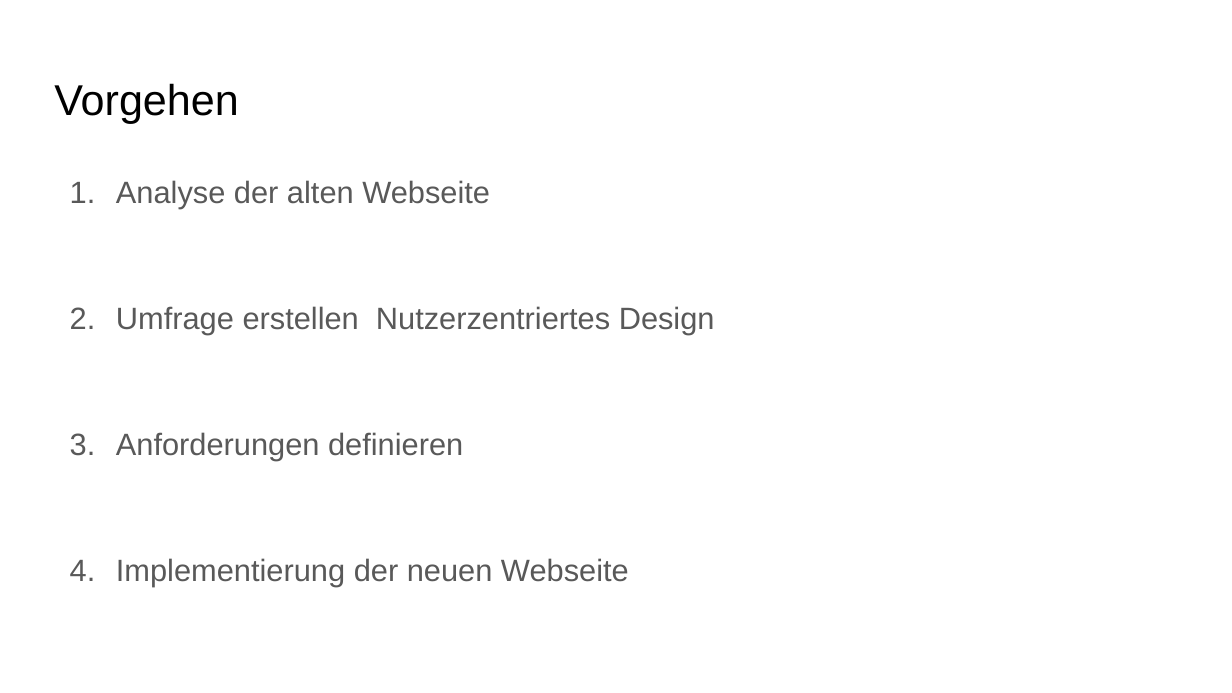
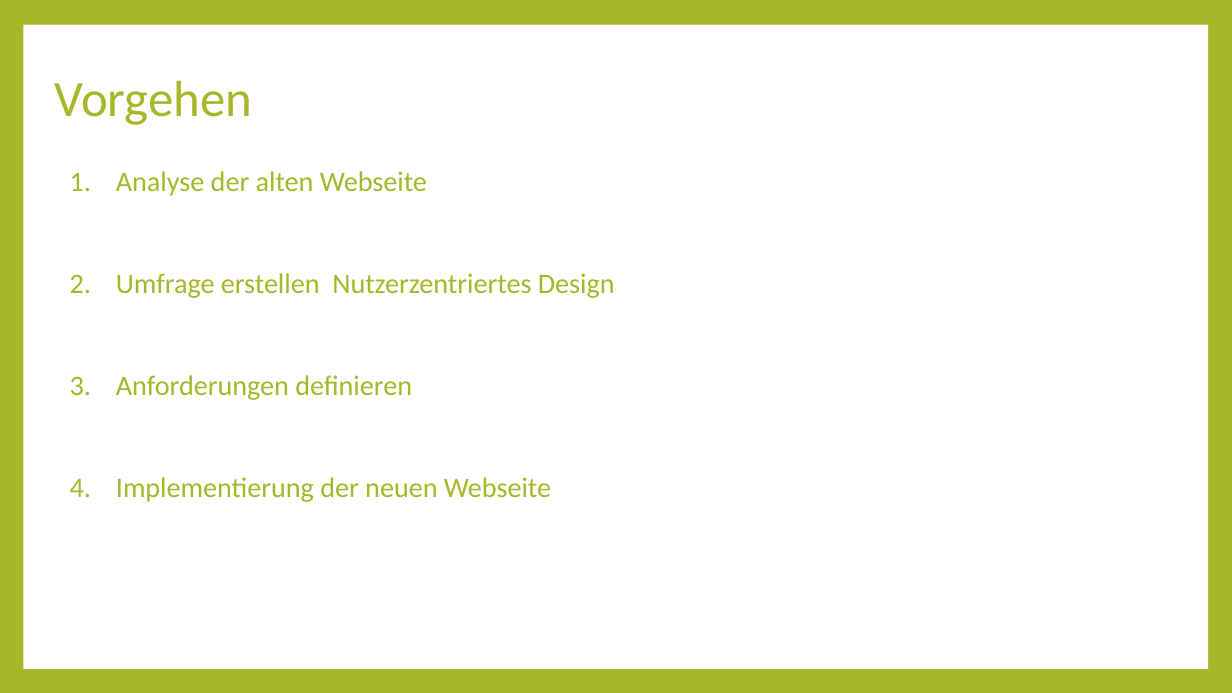
Before and after one commit to BeierKevin/Studienarbeit, a slide deck: slide 2 of release/CO2runter.pptx. Drawn at 1232x693 pixels with LibreOffice and Linux fonts; fonts in the diff are those of the drawing. Boxes give left, top, right and bottom in pixels: in the first picture for what was removed or moved away, otherwise in the second. Text is boxed around its words. In the diff, an @@ line names an element or a change of style, - is before the commit and + after.

Commit message:
updated presi design

```diff
--- a/release/CO2runter.pptx
+++ b/release/CO2runter.pptx
@@ background #FFFFFF to #A6B727 @@
@@ rectangle added at (x1=23, y1=25, x2=1209, y2=669), fill #FFFFFF @@
@@ title "Vorgehen" at (x1=54, y1=80, x2=252, y2=125): size 25.2 to 29.7 pt, font Arial to Calibri, text colour #000000 to #A6B727; line spacing 1 to 0.9 @@
@@ text "Analyse der alten Webseite" at (x1=116, y1=171, x2=615, y2=502): size 18 to 16.5 pt, font Arial to Calibri, text colour #595959 to #A6B727; line spacing 1.15 to 0.9; bullet colour #595959 to #A6B727 @@
```
Also in this commit, not shown: 4 other slides changed, 2 slides added, 2 slides removed.
